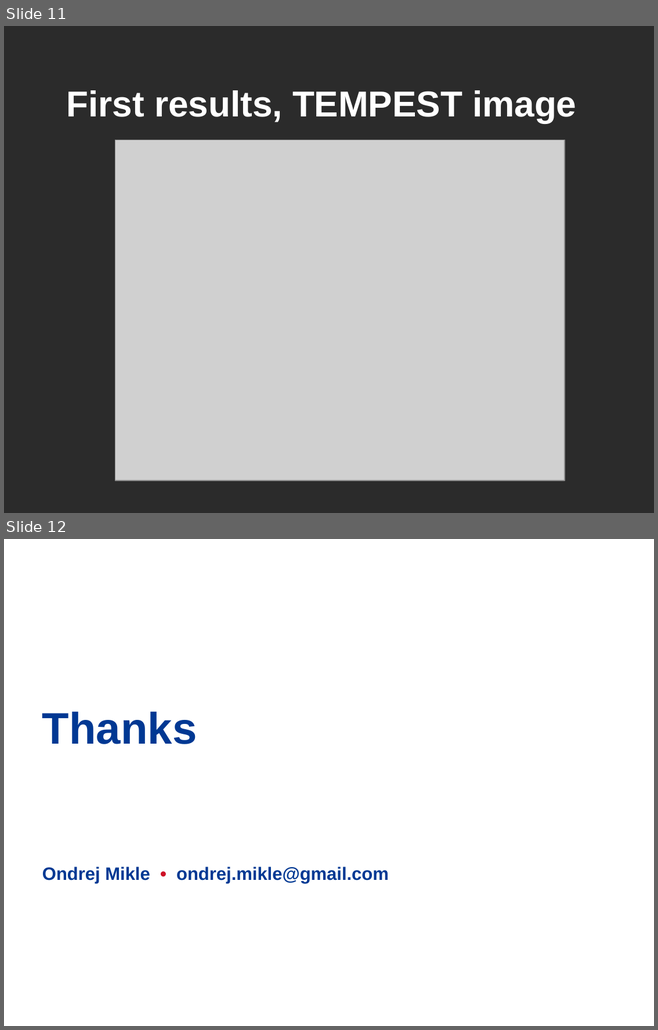
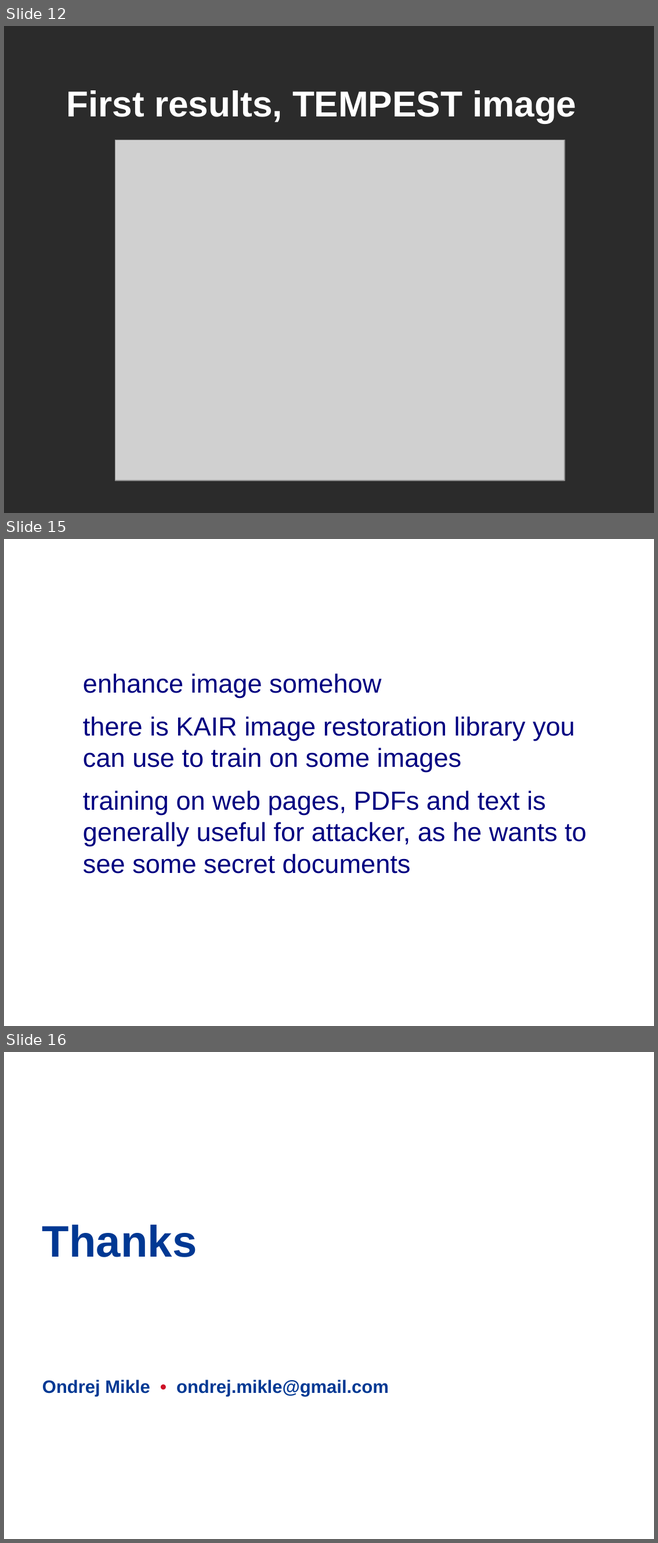
Before and after one commit to hiviah/TEMPEST-KAIR, a slide deck: TEMPEST_KAIR.odp. Shown one above the other, each under a label of ours: slides 11 and 12 before the commit, slides 12, 15 and 16 after it; the slides between them are not shown. The pictures are 658x1030 and 658x1543 pixels, drawn with LibreOffice and Linux fonts; fonts in the diff are those of the drawing; grey boxes stand for pictures; background and template pictures are left out; a plain dark background stands for a picture behind light text. Boxes give left, top, right and bottom in pixels: in the first picture for what was removed or moved away, otherwise in the second. Text is boxed around its words. In the diff, an @@ line names an element or a change of style, - is before the commit and + after.

Commit message:
Before KAIR

```diff
--- a/TEMPEST_KAIR.odp
+++ b/TEMPEST_KAIR.odp
@@ slide 15 added at [4, 539, 654, 1026], background picture (left out) @@
@@ title added at [36, 575, 608, 656], 44 pt, text #FFFFFF, bold @@
+What next?
@@ text added at [83, 674, 586, 874], 32 pt, text #000080 @@
+● enhance image somehow
+● there is KAIR image restoration library you can use to train on some images
+● training on web pages, PDFs and text is generally useful for attacker, as he wants to see some secret documents
@@ what was slide 11 is now slide 12 @@
@@ what was slide 12 is now slide 16 @@
```
Also in this commit, not shown: 1 slide changed, 3 other slides added.
